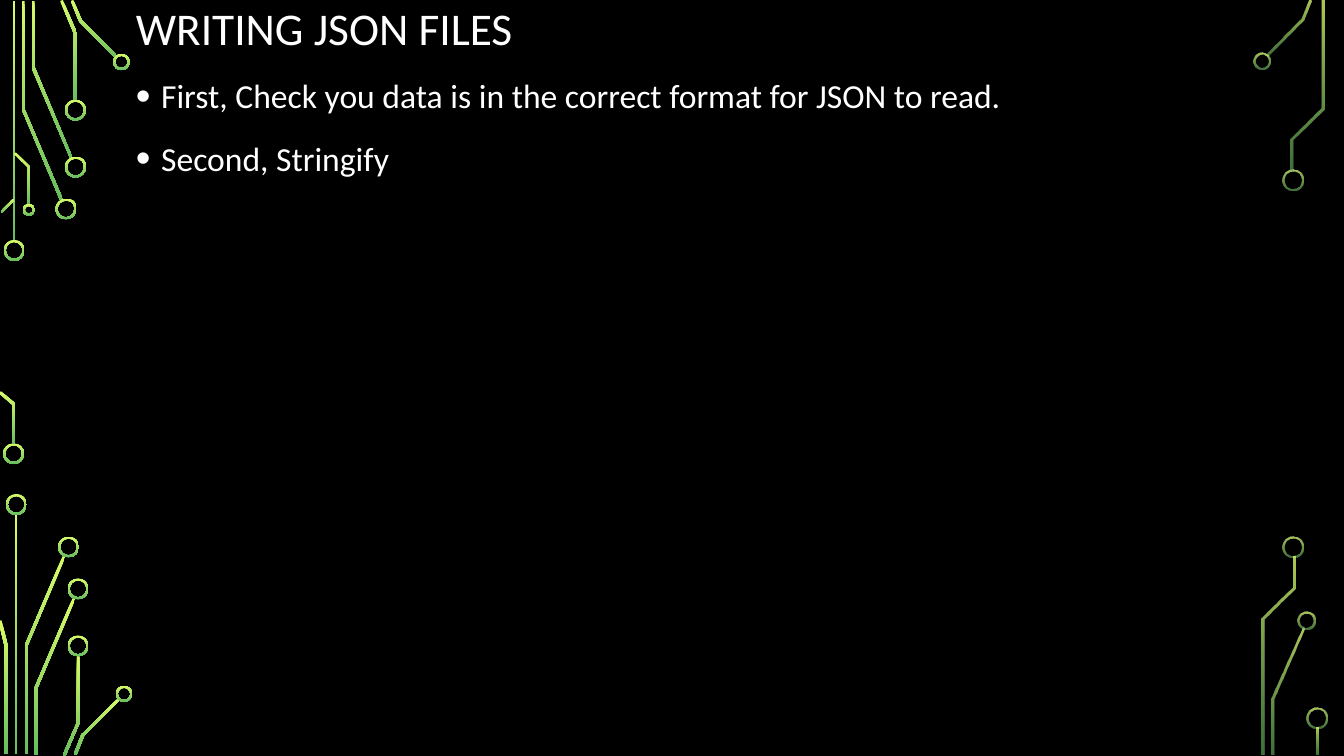
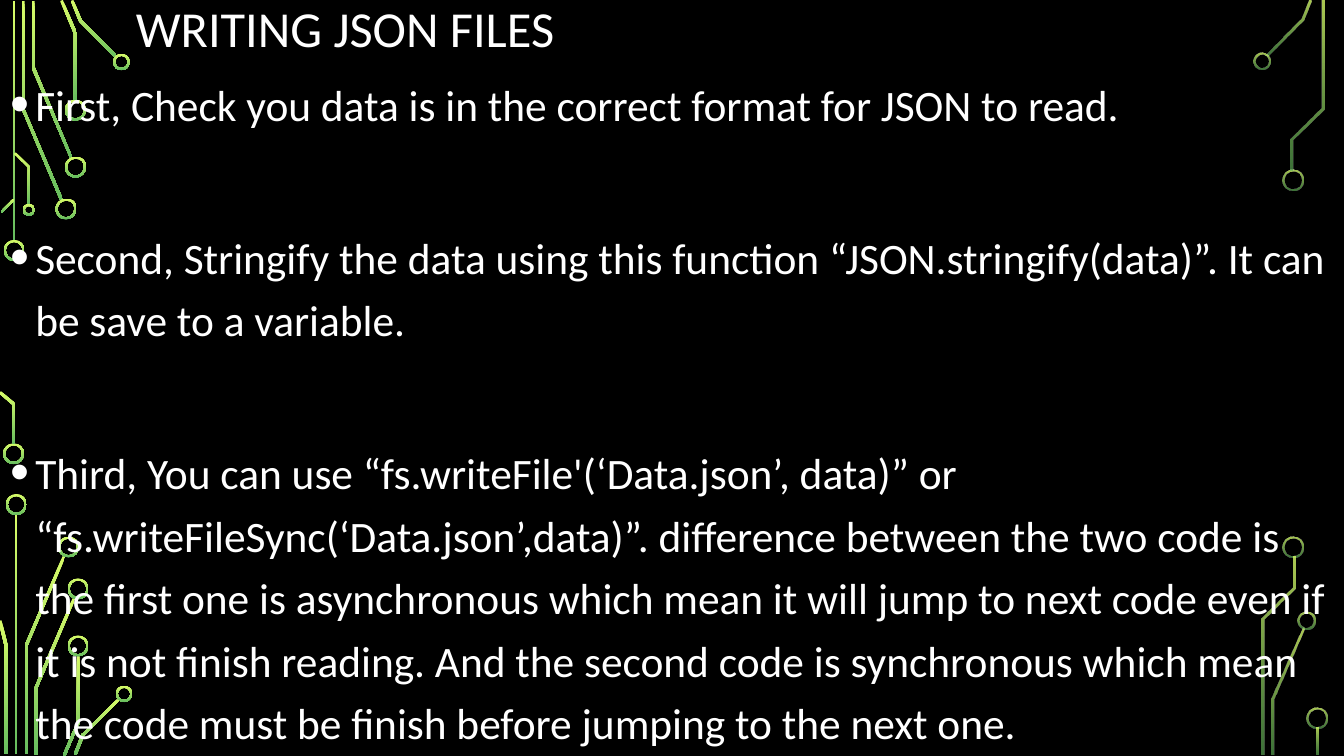
Before and after one commit to csmith1188/docpacs2122, a slide deck: slide 7 of docpac_mar18/JasonLara/WORKING WITH JSON FILES.pptx (slide 8 before the commit). Drawn at 1344x756 pixels with LibreOffice and Linux fonts; fonts in the diff are those of the drawing; background and template pictures are left out. Boxes give left, top, right and bottom in pixels: in the first picture for what was removed or moved away, otherwise in the second. Text is boxed around its words. In the diff, an @@ line names an element or a change of style, - is before the commit and + after.

```diff
--- a/docpac_mar18/JasonLara/WORKING WITH JSON FILES.pptx
+++ b/docpac_mar18/JasonLara/WORKING WITH JSON FILES.pptx
@@ title "WRITING JSON FILES" at (136, 14, 554, 48): size 32.4 to 36 pt @@
@@ text "First, Check you data is ...": place and size @@
-text "First, Check you data is ..." at (161, 84, 1000, 177)
+text "First, Check you data is ..." at (35, 85, 1325, 750)
@@ text at (35, 85, 1119, 132): size 24 to 31 pt in "First, Check you data is in the ..." @@
@@ text at (35, 242, 1325, 750): text changed; size 24 to 31 pt @@
-• Second, Stringify
+• Second, Stringify the data using this function “JSON.stringify(data)”. It can be save to a variable.
+• Third, You can use “fs.writeFile'(‘Data.json’, data)” or “fs.writeFileSync(‘Data.json’,data)”. difference between the two code is the first one is asynchronous which mean it will jump to next code even if it is not finish reading. And the second code is synchronous which mean the code must be finish before jumping to the next one.
```
Also in this commit, not shown: 1 other slide changed, 1 slide added, 1 slide removed.
